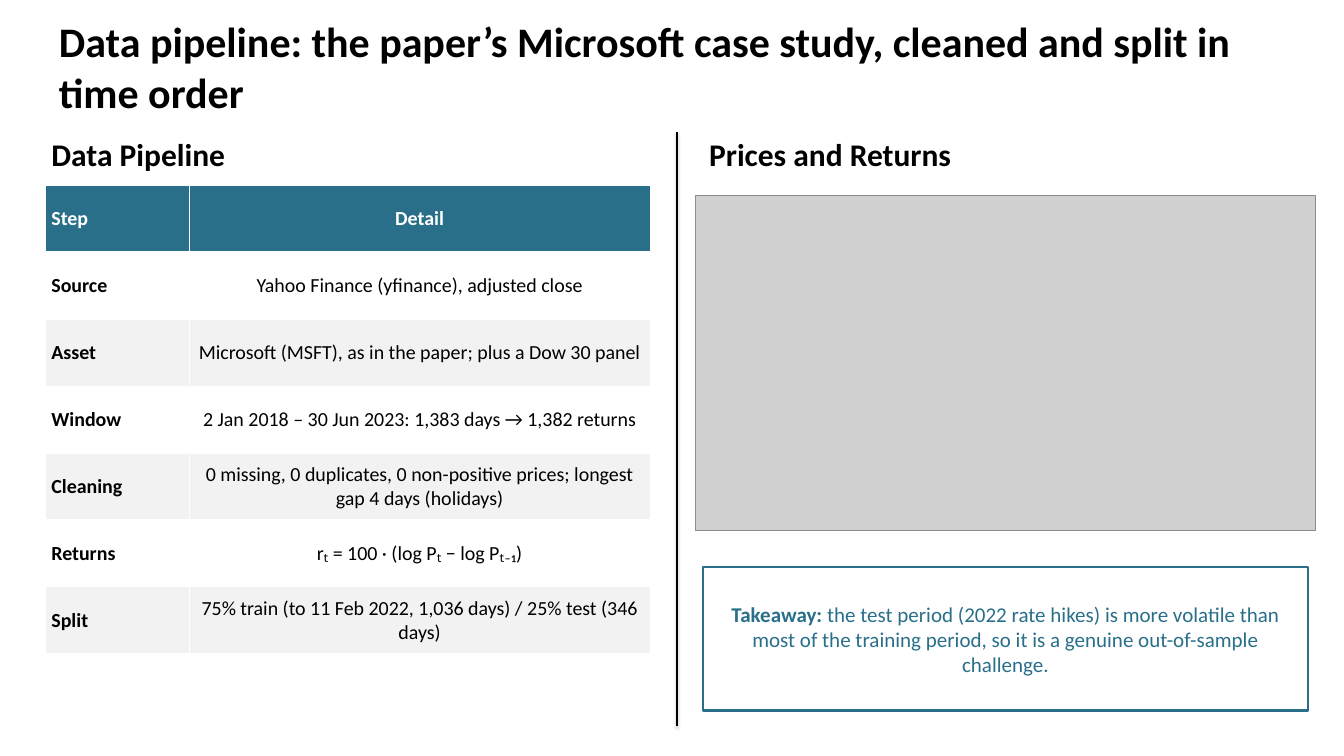
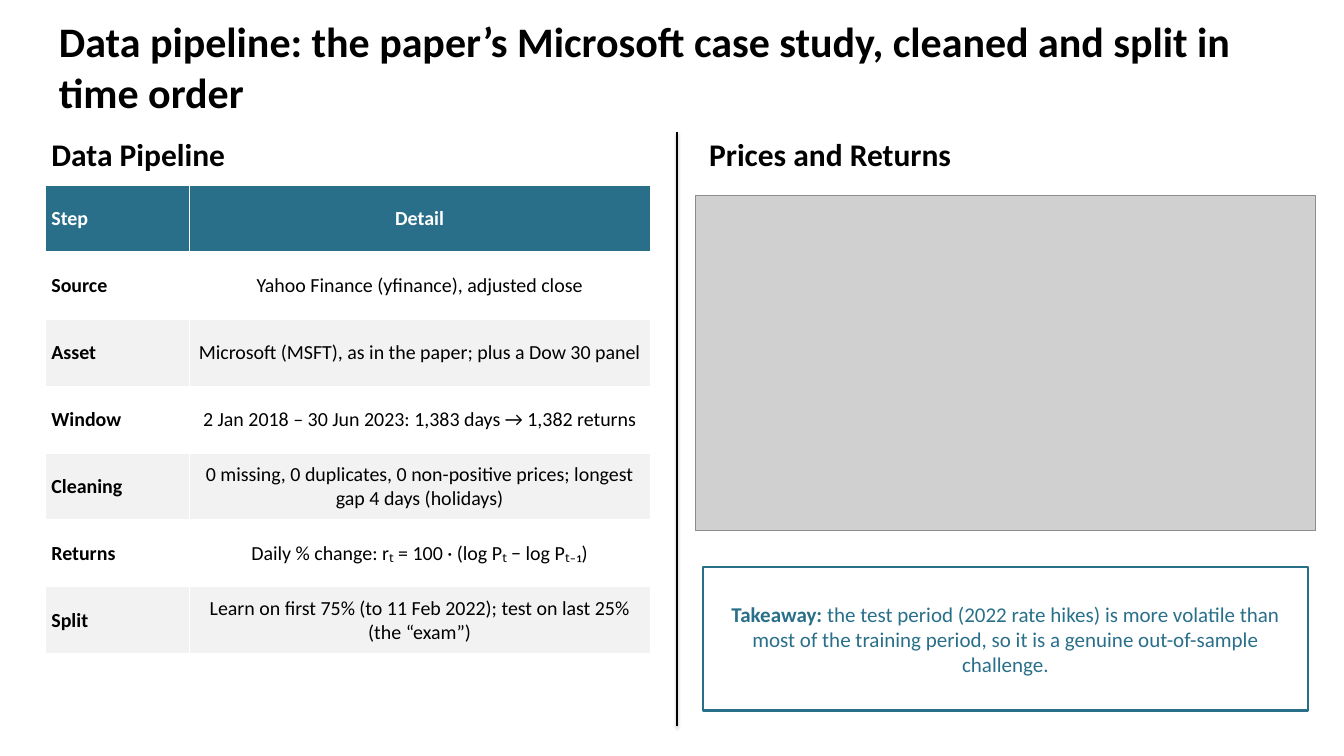
Before and after one commit to SGhuman123/Fordham-Time-Series-Econometrics, a slide deck: slide 8 of slides/Scalable_Bayesian_Volatility.pptx (slide 7 before the commit). Drawn at 1344x756 pixels with LibreOffice and Linux fonts; fonts in the diff are those of the drawing; grey boxes stand for pictures. Boxes give left, top, right and bottom in pixels: in the first picture for what was removed or moved away, otherwise in the second. Text is boxed around its words. In the diff, an @@ line names an element or a change of style, - is before the commit and + after.

```diff
--- a/slides/Scalable_Bayesian_Volatility.pptx
+++ b/slides/Scalable_Bayesian_Volatility.pptx
@@ table at [45,185,650,654] @@
-row 6, column 2: rₜ = 100 · (log Pₜ − log Pₜ₋₁)
+row 6, column 2: Daily % change: rₜ = 100 · (log Pₜ − log Pₜ₋₁)
-row 7, column 2: 75% train (to 11 Feb 2022, 1,036 days) / 25% test (346 days)
+row 7, column 2: Learn on first 75% (to 11 Feb 2022); test on last 25% (the “exam”)
```
Also in this commit, not shown: 10 other slides changed, 2 slides added, 7 other files.
